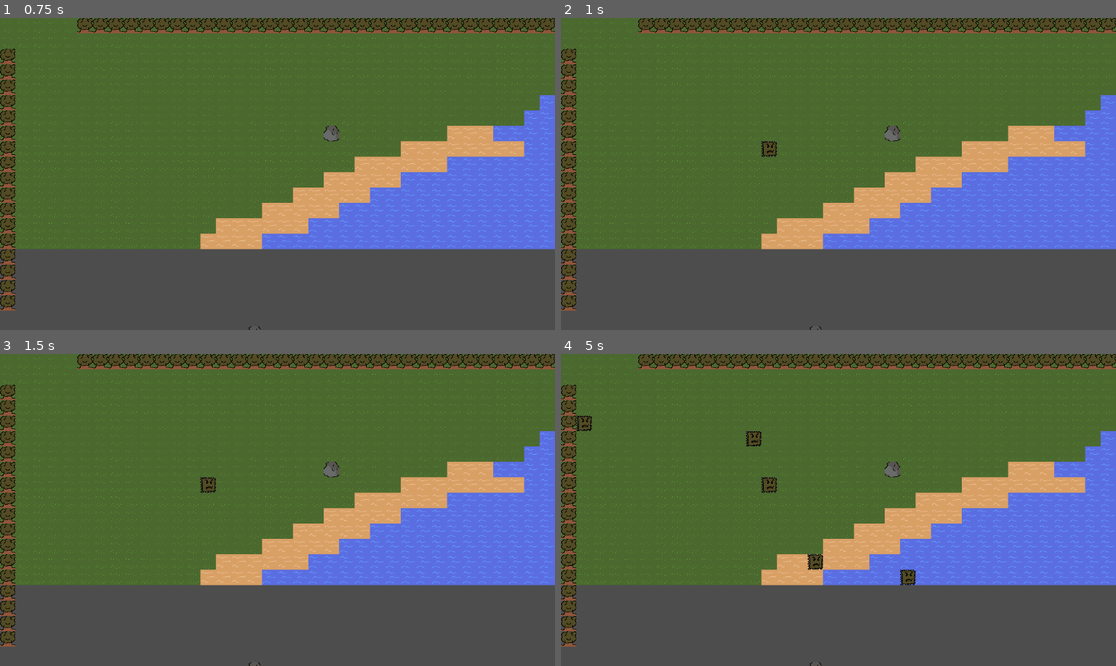
Above: before the commit, frames 1-4 (two rows, left to right).
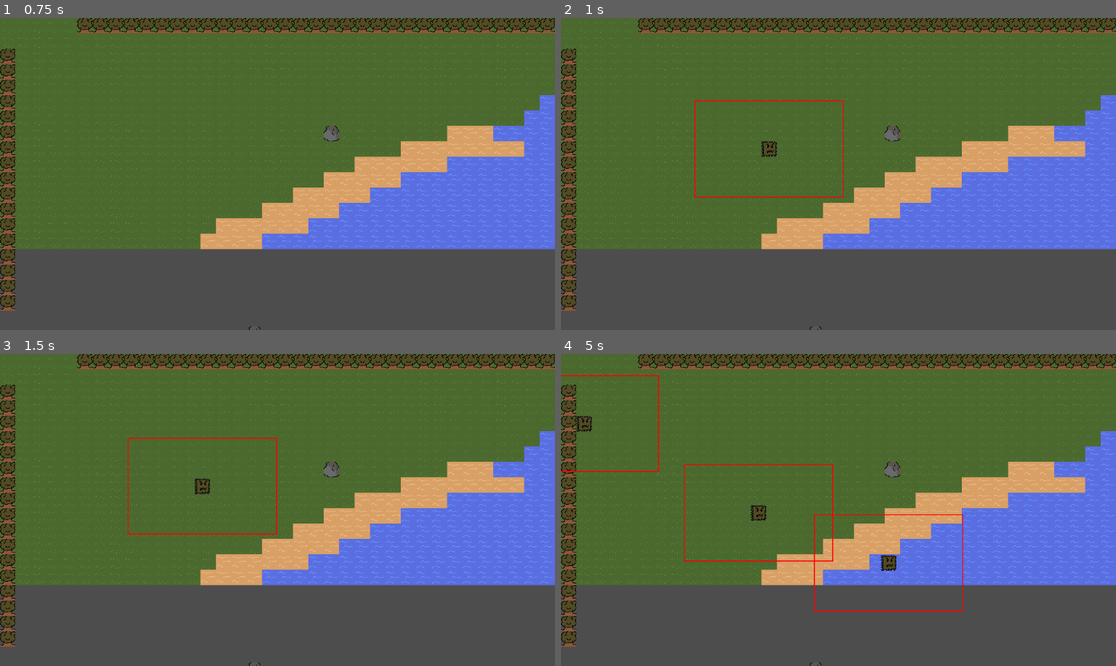
Above: after the commit, the same moments.

Repository: dginovker/Cookie-Penguin
Game: Godot game, scene res://Scenes/world/World.tscn
Same seed, same stepped clock (60 frames per second), same inputs: the game is played once before the commit and once after it. This scene is started directly instead of the project's main scene.
Inputs (mouse positions are in pixels of both pictures, inside the frame that each line leads up to):
- Up to frame 1 (0.75 s): tap Enter at 0.5 s; move the mouse to (399, 158) at 0.52 s; press the mouse at (399, 158) at 0.53 s; hold D (right) from 0.53 s (still down)
- Up to frame 2 (1 s): keep holding D (right)
- Up to frame 3 (1.5 s): move the mouse to (166, 525) at 1.27 s; release D (right) at 1.28 s; release the mouse at (166, 525) at 1.28 s; hold S (down) from 1.28 s (still down); click (166, 525) at 1.35 s
- Up to frame 4 (5 s): move the mouse to (894, 441) at 2.02 s; release S (down) at 2.03 s; press the mouse at (894, 441) at 2.03 s; hold D (right) 2.03-2.78 s; move the mouse to (810, 572) at 2.77 s; release the mouse at (810, 572) at 2.78 s; hold W (up) 2.78-3.53 s; click (810, 572) at 2.85 s; move the mouse to (1005, 556) at 3.52 s; press the mouse at (1005, 556) at 3.53 s; hold Left (left) from 3.53 s (still down); move the mouse to (672, 463) at 4.27 s; release the mouse at (672, 463) at 4.28 s; click (672, 463) at 4.35 s

Frame 1 is identical in both runs. In frame 2, 0.4% of the frame differs, in the area x 24-51%, y 26-58%; in frame 3, 0.5%; in frame 4, 1.8%, in the area x 0-73%, y 6-83%.

Commit message:
Make mobs follow player properly

Diff:
--- a/Scenes/characters/mobs/spikeysquare/SpikeySquare.tscn
+++ b/Scenes/characters/mobs/spikeysquare/SpikeySquare.tscn
@@ -1,6 +1,7 @@
-[gd_scene load_steps=4 format=3 uid="uid://bvgvht0bkgstv"]
+[gd_scene load_steps=5 format=3 uid="uid://bvgvht0bkgstv"]
 
 [ext_resource type="Texture2D" uid="uid://bohqpwwdx8gnv" path="res://Scenes/characters/mobs/spikeysquare/SpikeySquare.png" id="1_6rynf"]
+[ext_resource type="Script" uid="uid://byjalaegs6sto" path="res://Scenes/characters/mobs/spikeysquare/spikey_square.gd" id="1_ix0of"]
 
 [sub_resource type="RectangleShape2D" id="RectangleShape2D_ix0of"]
 size = Vector2(32, 32)
@@ -9,6 +10,8 @@
 size = Vector2(308, 199.5)
 
 [node name="SpikeySquare" type="CharacterBody2D" groups=["mobs"]]
+collision_layer = 2
+script = ExtResource("1_ix0of")
 
 [node name="Sprite2D" type="Sprite2D" parent="."]
 texture = ExtResource("1_6rynf")
@@ -16,11 +19,10 @@
 [node name="CollisionShape2D" type="CollisionShape2D" parent="."]
 shape = SubResource("RectangleShape2D_ix0of")
 
-[node name="DetectionArea" type="Area2D" parent="."]
+[node name="AggressionArea" type="Area2D" parent="."]
+collision_mask = 2
 
-[node name="CollisionShape2D" type="CollisionShape2D" parent="DetectionArea"]
+[node name="CollisionShape2D" type="CollisionShape2D" parent="AggressionArea"]
 shape = SubResource("RectangleShape2D_6rynf")
 
-[node name="ShootTimer" type="Timer" parent="."]
-
 [node name="HealthComponent" type="Node" parent="."]
--- /dev/null
+++ b/Scenes/characters/mobs/spikeysquare/spikey_square.gd
@@ -0,0 +1,121 @@
+extends CharacterBody2D
+
+@export var speed = 50.0
+@export var shoot_cooldown = 1.0
+@export var wander_range = 100.0
+@export var debug = true
+
+var players_in_range = []
+var wander_direction = Vector2.ZERO
+var wander_timer = 0.0
+var shoot_timer = 0.0
+var wander_center: Vector2
+var is_paused = false
+var pause_timer = 0.0
+
+func _ready():
+	wander_center = global_position
+	_new_wander_direction()
+	$AggressionArea.body_entered.connect(_on_player_entered)
+	$AggressionArea.body_exited.connect(_on_player_exited)
+
+func _physics_process(delta):
+	shoot_timer -= delta
+	pause_timer -= delta
+
+	var target_player = _get_nearest_player()
+	if target_player:
+		wander_center = global_position
+		_chase_player(target_player, delta)
+	else:
+		_wander(delta)
+
+	move_and_slide()
+
+func _draw():
+	if not debug:
+		return
+
+	# Draw aggression range
+	var aggro_shape = $AggressionArea/CollisionShape2D.shape
+	var size = aggro_shape.size
+	draw_rect(Rect2(-size/2, size), Color.RED, false, 2.0)
+
+	# Draw line to target player
+	var target = _get_nearest_player()
+	if target:
+		var to_player = target.global_position - global_position
+		draw_line(Vector2.ZERO, to_player, Color.YELLOW, 3.0)
+
+func _chase_player(player, _delta):
+	var direction = (player.global_position - global_position).normalized()
+	velocity = direction * speed
+
+	if shoot_timer <= 0:
+		print("shooting ", player.name)
+		shoot_timer = shoot_cooldown
+
+	if debug:
+		queue_redraw()
+
+func _wander(delta):
+	wander_timer -= delta
+
+	if is_paused:
+		velocity = Vector2.ZERO
+		if pause_timer <= 0:
+			is_paused = false
+			_new_wander_direction()
+		return
+
+	if wander_timer <= 0 or is_on_wall() or global_position.distance_to(wander_center) > wander_range:
+		_new_wander_direction()
+
+	velocity = wander_direction * speed * 0.5
+
+	if debug:
+		queue_redraw()
+
+func _new_wander_direction():
+	# Chance to pause instead of moving
+	if randf() < 0.3:
+		is_paused = true
+		pause_timer = randf_range(1.0, 2.5)
+		return
+
+	# Choose direction that stays within wander range
+	var attempts = 0
+	while attempts < 10:
+		wander_direction = Vector2(randf_range(-1, 1), randf_range(-1, 1)).normalized()
+		var test_position = global_position + wander_direction * speed * 0.5 * 2.0
+		if test_position.distance_to(wander_center) <= wander_range:
+			break
+		attempts += 1
+
+	wander_timer = randf_range(1.0, 3.0)
+
+func _get_nearest_player():
+	# Clean up invalid players first
+	players_in_range = players_in_range.filter(func(p): return is_instance_valid(p))
+
+	if players_in_range.is_empty():
+		return null
+
+	var nearest = players_in_range[0]
+	var nearest_distance = global_position.distance_squared_to(nearest.global_position)
+
+	for player in players_in_range:
+		var distance = global_position.distance_squared_to(player.global_position)
+		if distance < nearest_distance:
+			nearest = player
+			nearest_distance = distance
+
+	return nearest
+
+func _on_player_entered(body):
+	if body.is_in_group("players") and not players_in_range.has(body):
+		players_in_range.append(body)
+
+func _on_player_exited(body):
+	if body.is_in_group("players"):
+		players_in_range.erase(body)
--- a/Scenes/world/mobs/MobSpawner.gd
+++ b/Scenes/world/mobs/MobSpawner.gd
@@ -5,57 +5,54 @@
 @onready var spawn_timer = $SpawnTimer
 
 var spawnable_tiles := []
-var PenguinScene := preload("res://Scenes/characters/mobs/spikeysquare/SpikeySquare.tscn")
+var SpikeySquareScene := preload("res://Scenes/characters/mobs/spikeysquare/SpikeySquare.tscn")
 
 func _ready():
-	# Collect valid spawn tiles (already calculated in your earlier logic)
 	var terrain_tiles = terrain_map.get_used_cells()
 	var obstacle_tiles = obstacles_map.get_used_cells()
+
 	var tile_dict = {}
 	for tile in terrain_tiles:
 		tile_dict[tile] = true
 	for tile in obstacle_tiles:
 		tile_dict.erase(tile)
+
 	spawnable_tiles = tile_dict.keys()
-
 	spawn_timer.timeout.connect(_on_SpawnTimer_timeout)
 
 func _on_SpawnTimer_timeout():
-	print("on_spawnertimer_timeout")
 	if spawnable_tiles.is_empty():
 		return
 
 	var tile = spawnable_tiles.pick_random()
-	var tile_size = terrain_map.tile_set.tile_size  # Vector2i
-	var tile_pos_vec2 = Vector2(tile.x, tile.y)    # convert tile Vector2i to Vector2
-	var tile_size_vec2 = Vector2(tile_size.x, tile_size.y)  # convert tile_size Vector2i to Vector2
+	var world_pos = _tile_to_world_pos(tile)
 
-	var world_pos = tile_pos_vec2 * tile_size_vec2 + tile_size_vec2 / 2
+	if _is_spawn_area_clear(world_pos):
+		var mob = SpikeySquareScene.instantiate()
+		mob.global_position = world_pos
+		get_tree().get_root().add_child(mob)
 
-	if not _is_spawn_area_clear(world_pos):
-		return
+func _tile_to_world_pos(tile: Vector2i) -> Vector2:
+	var tile_size = terrain_map.tile_set.tile_size
+	return Vector2(tile) * Vector2(tile_size) + Vector2(tile_size) / 2
 
-	var mob = PenguinScene.instantiate()
-	mob.global_position = world_pos
-	get_tree().get_root().add_child(mob)
+func _world_to_tile_pos(pos: Vector2) -> Vector2i:
+	var tile_size = terrain_map.tile_set.tile_size
+	return Vector2i((pos - Vector2(tile_size) / 2) / Vector2(tile_size))
 
 func _is_spawn_area_clear(pos: Vector2) -> bool:
-	var space_state = get_world_2d().direct_space_state
+	var tile_size = terrain_map.tile_set.tile_size.x  # Assuming square tiles
+	var min_distance = tile_size * 8
 
-	var shape := CircleShape2D.new()
-	shape.radius = 64  # adjust as needed
+	# Check players
+	for player in get_tree().get_nodes_in_group("players"):
+		if pos.distance_to(player.global_position) < min_distance:
+			return false
 
-	var query := PhysicsShapeQueryParameters2D.new()
-	query.shape = shape
-	query.transform = Transform2D(0, pos)
-	query.collide_with_areas = true
-	query.collide_with_bodies = true
-
-	var results = space_state.intersect_shape(query)
-
-	for result in results:
-		var collider = result.get("collider")
-		if collider.is_in_group("player") or collider.is_in_group("mobs"):
+	# Check mobs
+	for mob in get_tree().get_nodes_in_group("mobs"):
+		if pos.distance_to(mob.global_position) < min_distance:
+			#print("Was gonna spawn at ", _world_to_tile_pos(pos), " but it's too close to ", _world_to_tile_pos(mob.global_position))
 			return false
 
 	return true
Not shown, added: Scenes/characters/mobs/spikeysquare/spikey_square.gd.uid
